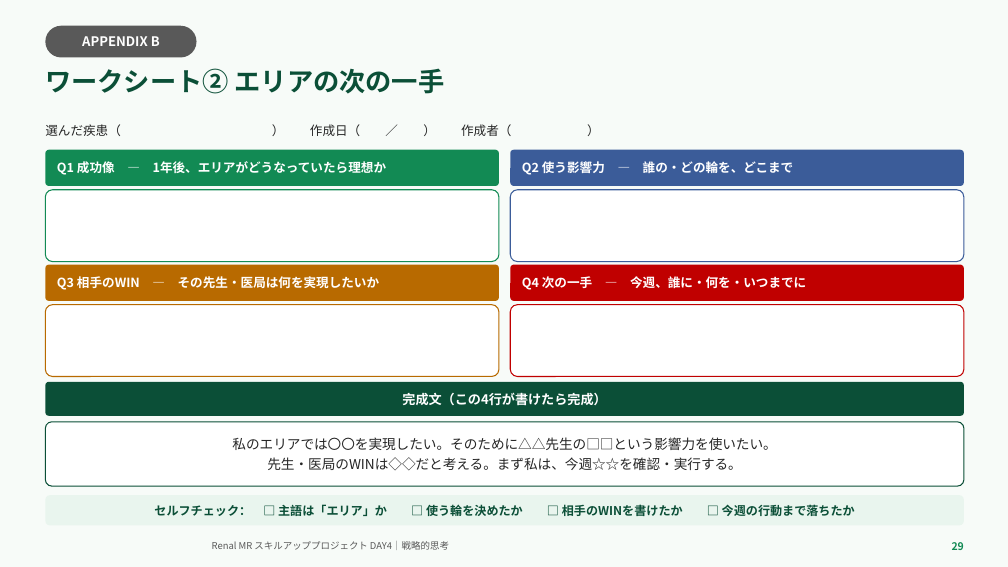
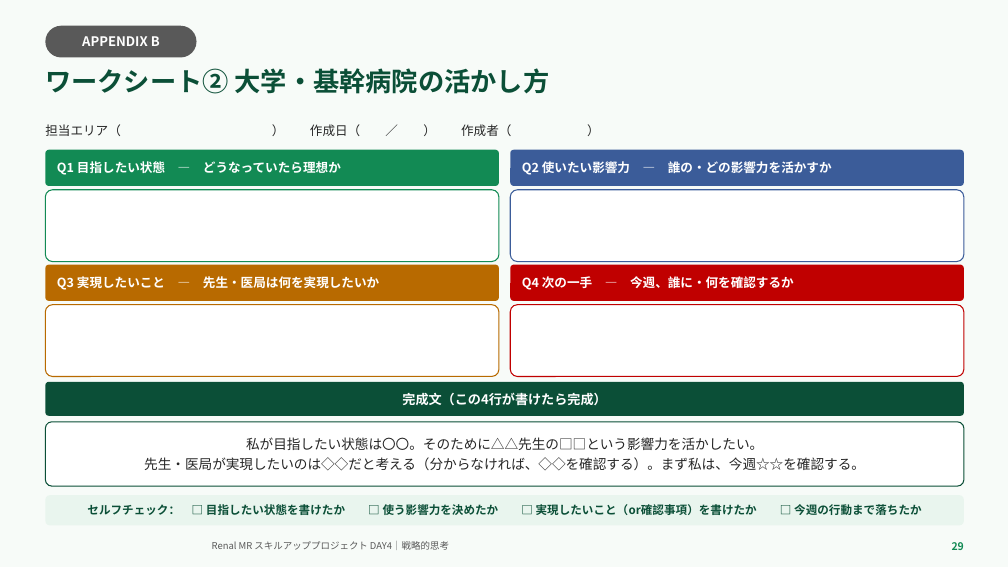
Before and after one commit to TAKUYA-1187/Claude, a slide deck: slide 29 of novartis_training/DAY4_ちょっと分かるだけで世界が変わる.pptx. Drawn at 1008x567 pixels with LibreOffice and Linux fonts; fonts in the diff are those of the drawing; background and template pictures are left out. Boxes give left, top, right and bottom in pixels: in the first picture for what was removed or moved away, otherwise in the second. Text is boxed around its words. In the diff, an @@ line names an element or a change of style, - is before the commit and + after.

```diff
--- a/novartis_training/DAY4_ちょっと分かるだけで世界が変わる.pptx
+++ b/novartis_training/DAY4_ちょっと分かるだけで世界が変わる.pptx
@@ text at [45,68,550,94]: text changed @@
-ワークシート② エリアの次の一手
+ワークシート② 大学・基幹病院の活かし方
@@ text at [45,124,511,136]: text changed @@
-選んだ疾患（ ） 作成日（ ／ ） 作成者（ ）
+担当エリア（ ） 作成日（ ／ ） 作成者（ ）
@@ text in rounded rectangle at [57,161,341,175]: text changed @@
-Q1 成功像 — 1年後、エリアがどうなっていたら理想か
+Q1 目指したい状態 — どうなっていたら理想か
@@ text in rounded rectangle at [522,161,832,175]: text changed @@
-Q2 使う影響力 — 誰の・どの輪を、どこまで
+Q2 使いたい影響力 — 誰の・どの影響力を活かすか
@@ text in rounded rectangle at [57,276,379,290]: text changed @@
-Q3 相手のWIN — その先生・医局は何を実現したいか
+Q3 実現したいこと — 先生・医局は何を実現したいか
@@ text in rounded rectangle at [522,276,794,290]: text changed @@
-Q4 次の一手 — 今週、誰に・何を・いつまでに
+Q4 次の一手 — 今週、誰に・何を確認するか
@@ text in rounded rectangle at [144,437,865,471]: text changed @@
-私のエリアでは〇〇を実現したい。そのために△△先生の□□という影響力を使いたい。
-先生・医局のWINは◇◇だと考える。まず私は、今週☆☆を確認・実行する。
+私が目指したい状態は〇〇。そのために△△先生の□□という影響力を活かしたい。
+先生・医局が実現したいのは◇◇だと考える（分からなければ、◇◇を確認する）。まず私は、今週☆☆を確認する。
@@ text in rounded rectangle at [87,504,922,515]: text changed; size 11.5 to 11 pt @@
-セルフチェック： □ 主語は「エリア」か □ 使う輪を決めたか □ 相手のWINを書けたか □ 今週の行動まで落ちたか
+セルフチェック： □ 目指したい状態を書けたか □ 使う影響力を決めたか □ 実現したいこと（or確認事項）を書けたか □ 今週の行動まで落ちたか
```
Also in this commit, not shown: 21 other slides changed, 2 other files.
